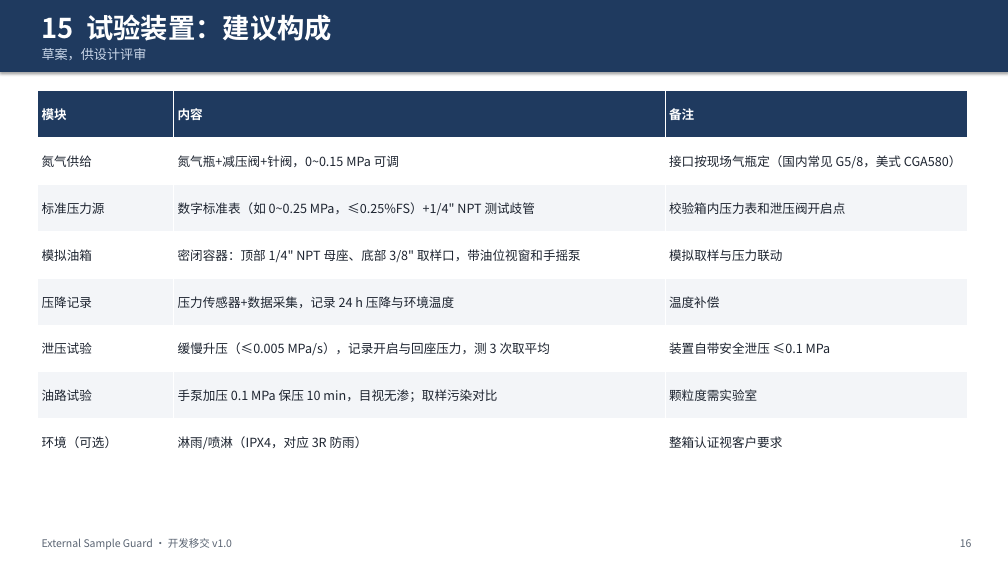
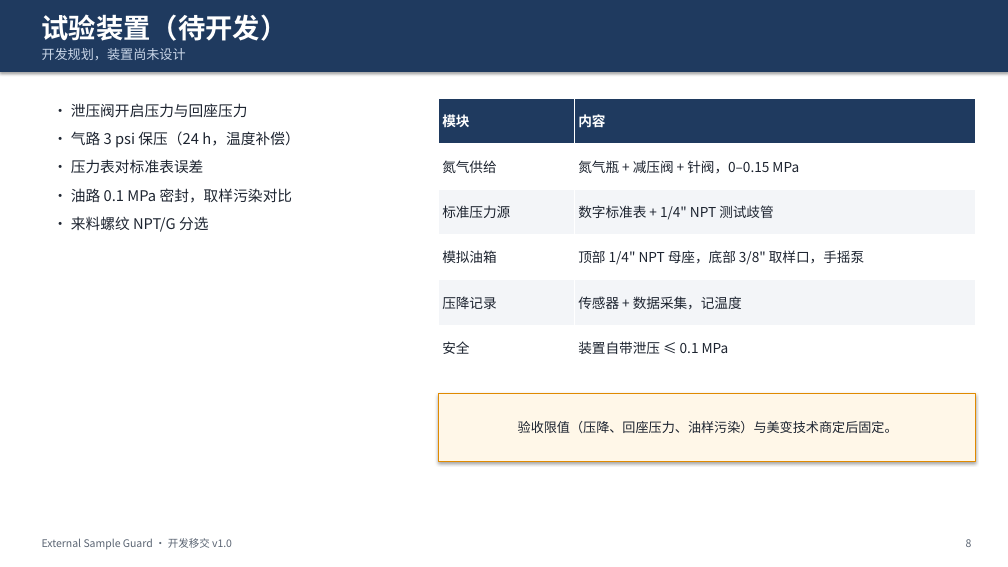
Before and after one commit to keenkid2010/claude_v1, a slide deck: slide 8 of sample_guard/Sample_Guard_开发移交.pptx (slide 16 before the commit). Drawn at 1008x567 pixels with LibreOffice and Linux fonts; fonts in the diff are those of the drawing. Boxes give left, top, right and bottom in pixels: in the first picture for what was removed or moved away, otherwise in the second. Text is boxed around its words. In the diff, an @@ line names an element or a change of style, - is before the commit and + after.

```diff
--- a/sample_guard/Sample_Guard_开发移交.pptx
+++ b/sample_guard/Sample_Guard_开发移交.pptx
@@ text at (x1=42, y1=14, x2=288, y2=41): text changed @@
-15 试验装置：建议构成
+试验装置（待开发）
@@ text at (x1=42, y1=48, x2=186, y2=60): text changed @@
-草案，供设计评审
+开发规划，装置尚未设计
@@ text added at (x1=71, y1=103, x2=299, y2=232), 14 pt, text #1D2430 @@
+• 泄压阀开启压力与回座压力
+• 气路 3 psi 保压（24 h，温度补偿）
+• 压力表对标准表误差
+• 油路 0.1 MPa 密封，取样污染对比
+• 来料螺纹 NPT/G 分选
@@ table at (x1=439, y1=98, x2=975, y2=371) @@
-模块 | 内容 | 备注
-氮气供给 | 氮气瓶+减压阀+针阀，0~0.15 MPa 可调 | 接口按现场气瓶定（国内常见 G5/8，美式 CGA580）
-标准压力源 | 数字标准表（如 0~0.25 MPa，≤0.25%FS）+1/4" NPT 测试歧管 | 校验箱内压力表和泄压阀开启点
-模拟油箱 | 密闭容器：顶部 1/4" NPT 母座、底部 3/8" 取样口，带油位视窗和手摇泵 | 模拟取样与压力联动
-压降记录 | 压力传感器+数据采集，记录 24 h 压降与环境温度 | 温度补偿
-泄压试验 | 缓慢升压（≤0.005 MPa/s），记录开启与回座压力，测 3 次取平均 | 装置自带安全泄压 ≤0.1 MPa
-油路试验 | 手泵加压 0.1 MPa 保压 10 min，目视无渗；取样污染对比 | 颗粒度需实验室
-环境（可选） | 淋雨/喷淋（IPX4，对应 3R 防雨） | 整箱认证视客户要求
+模块 | 内容
+氮气供给 | 氮气瓶 + 减压阀 + 针阀，0–0.15 MPa
+标准压力源 | 数字标准表 + 1/4" NPT 测试歧管
+模拟油箱 | 顶部 1/4" NPT 母座，底部 3/8" 取样口，手摇泵
+压降记录 | 传感器 + 数据采集，记温度
+安全 | 装置自带泄压 ≤ 0.1 MPa
@@ table resized from (x1=38, y1=91, x2=968, y2=466) to (x1=439, y1=98, x2=975, y2=371) @@
@@ rectangle added at (x1=439, y1=393, x2=975, y2=461), fill #FFF7E8, outline #E08A00 0.75 pt, 12.5 pt, text #1D2430 @@
+验收限值（压降、回座压力、油样污染）与美变技术商定后固定。
@@ text at (x1=966, y1=539, x2=972, y2=547): text changed @@
-16
+8
```
Also in this commit, not shown: 9 other slides changed, 10 slides removed, 6 other files.
